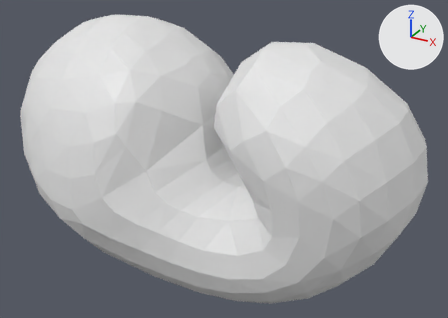
Renders of the OBJ model src/atlas_model/data/obj_files/embryo_t342.obj from each side of a commit.
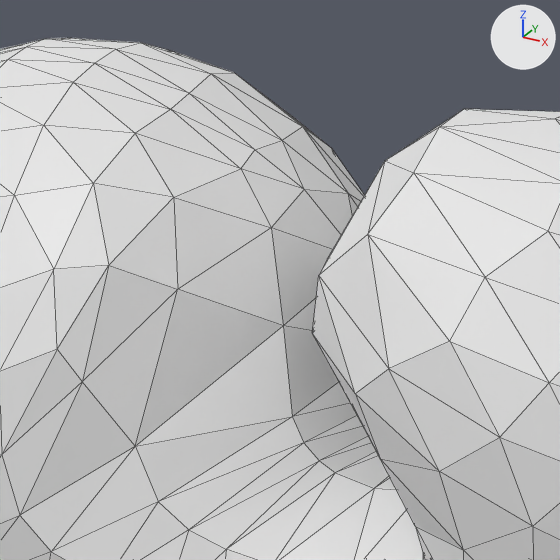
There are two pictures of each version: one whole from a camera (50 mm lens) standing at (409.3, -488.4, 281.1) and looking at (213.2, -131.7, 102.8), one close up on the part from 21% to 69% of the width and 0% to 68% of the height. Arrows for +X, +Y and +Z are at upper right; the lights stay in place. The close-ups show mesh edges as thin lines. Where no turn or scale is listed for an object, it has been applied to the vertices.

In view in the first close-up: 'embryo_t342'.
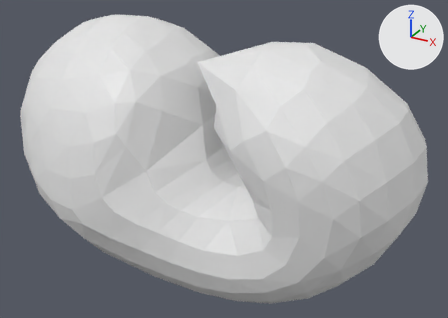
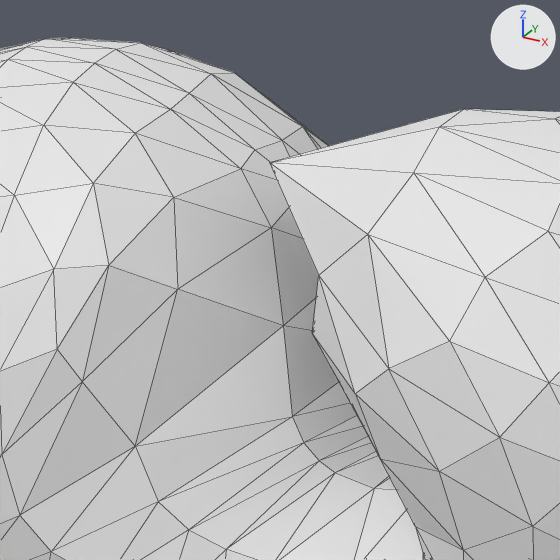
Edits to the bpy script that builds the scene:
```text
Change me_embryo_t342:
    where me_embryo_t342.from_pydata(...)  # 362 vertices, 720 faces; spans x 45.0..354.0, y -223.0..-50.0, z 20.0..195.0
    used by ob_embryo_t342; location = (0.0, 0.0, 0.0)
    me_embryo_t342 part 1
    me_embryo_t342.vertices[10].co: (236.0, -149.0, 181.0) -> (206.0, -154.0, 178.0)  # pixel (384, 160) -> pixel (269, 162)
```

What differs and where, as boxes (x1, y1, x2, y2) in the close-ups (560 x 560 px; the box of a moved part takes in the faces that stretch with it):
part 1 of me_embryo_t342, moved or reshaped
    before: (319, 111, 461, 275)
    after: (269, 109, 463, 275)
